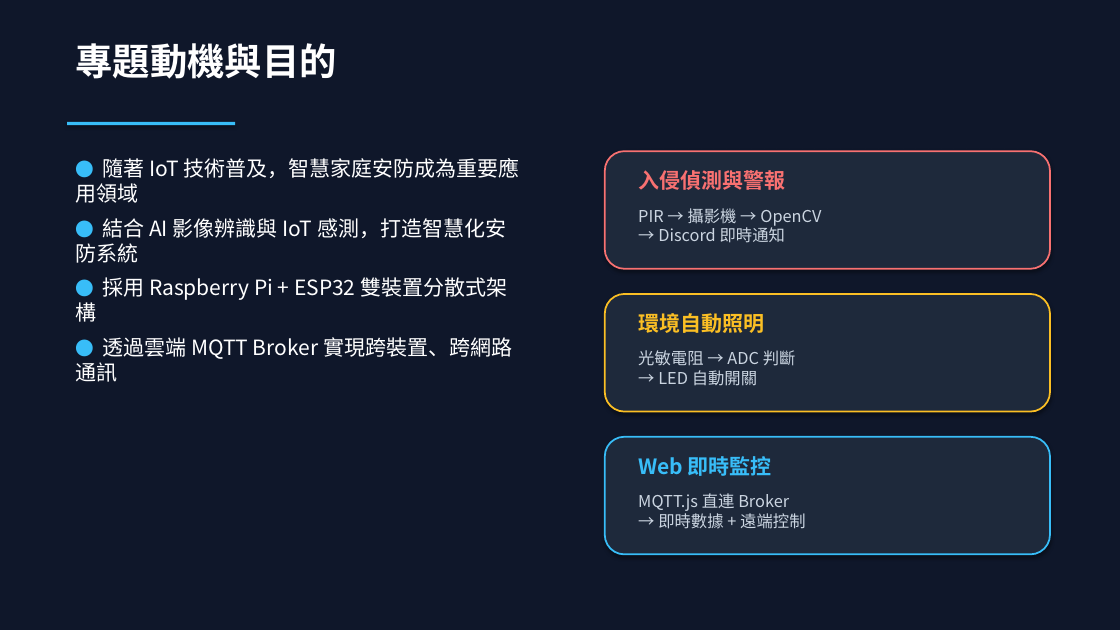
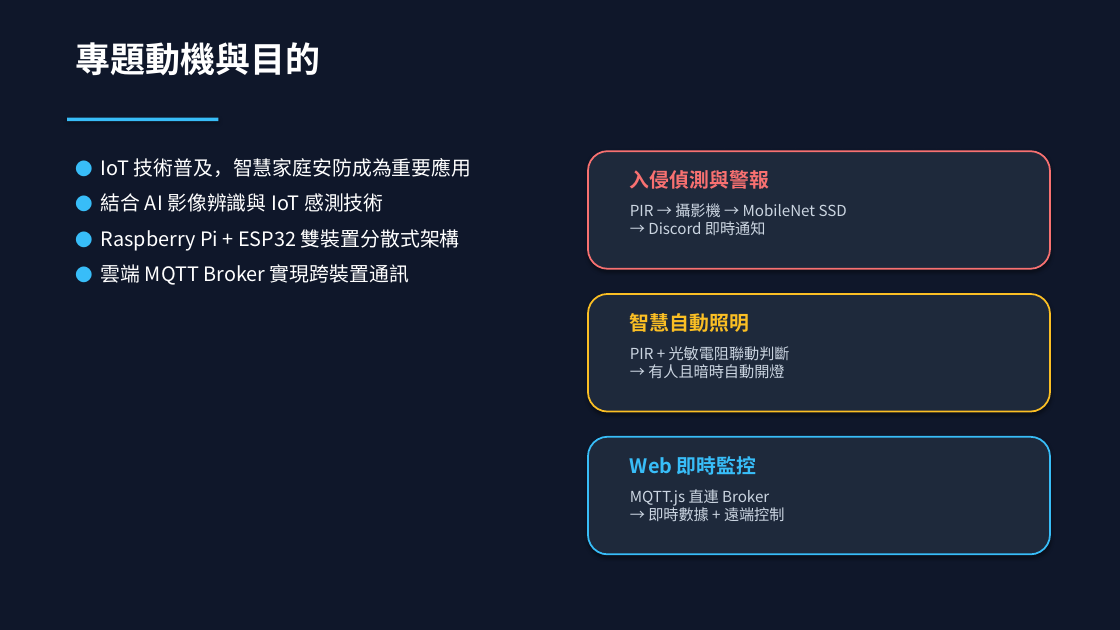
Before and after one commit to Chuck-Huang-yung/AIoT-Security-System, a slide deck: slide 2 of AIoT_期末專題報告.pptx. Drawn at 1120x630 pixels with LibreOffice and Linux fonts; fonts in the diff are those of the drawing. Boxes give left, top, right and bottom in pixels: in the first picture for what was removed or moved away, otherwise in the second. Text is boxed around its words. In the diff, an @@ line names an element or a change of style, - is before the commit and + after.

```diff
--- a/AIoT_期末專題報告.pptx
+++ b/AIoT_期末專題報告.pptx
@@ text "專題動機與目的" at (x1=75, y1=42, x2=320, y2=75): size 32 to 30 pt @@
@@ rectangle resized from (x1=67, y1=122, x2=235, y2=125) to (x1=67, y1=118, x2=218, y2=121) @@
@@ text at (x1=101, y1=158, x2=472, y2=285): text changed; size 18 to 17 pt @@
-● 隨著 IoT 技術普及，智慧家庭安防成為重要應用領域
-● 結合 AI 影像辨識與 IoT 感測，打造智慧化安防系統
-● 採用 Raspberry Pi + ESP32 雙裝置分散式架構
-● 透過雲端 MQTT Broker 實現跨裝置、跨網路通訊
+● IoT 技術普及，智慧家庭安防成為重要應用
+● 結合 AI 影像辨識與 IoT 感測技術
+● Raspberry Pi + ESP32 雙裝置分散式架構
+● 雲端 MQTT Broker 實現跨裝置通訊
@@ rounded rectangle resized from (x1=605, y1=151, x2=1050, y2=269) to (x1=588, y1=151, x2=1050, y2=269) @@
@@ text "入侵偵測與警報" moved from (x1=638, y1=170, x2=785, y2=190) to (x1=630, y1=170, x2=769, y2=189) @@
@@ text "入侵偵測與警報" at (x1=630, y1=170, x2=769, y2=189): size 18 to 17 pt @@
@@ text at (x1=630, y1=203, x2=847, y2=235): text changed; size 14 to 13 pt @@
-PIR → 攝影機 → OpenCV
-→ Discord 即時通知
+PIR → 攝影機 → MobileNet SSD
+→ Discord 即時通知
@@ rounded rectangle resized from (x1=605, y1=294, x2=1050, y2=412) to (x1=588, y1=294, x2=1050, y2=412) @@
@@ text at (x1=630, y1=313, x2=749, y2=332): text changed; size 18 to 17 pt @@
-環境自動照明
+智慧自動照明
@@ text at (x1=630, y1=346, x2=790, y2=378): text changed; size 14 to 13 pt @@
-光敏電阻 → ADC 判斷
-→ LED 自動開關
+PIR + 光敏電阻聯動判斷
+→ 有人且暗時自動開燈
@@ rounded rectangle resized from (x1=605, y1=437, x2=1050, y2=555) to (x1=588, y1=437, x2=1050, y2=555) @@
@@ text "Web 即時監控" at (x1=630, y1=456, x2=756, y2=475): size 18 to 17 pt @@
@@ text "Web 即時監控" moved from (x1=638, y1=456, x2=772, y2=476) to (x1=630, y1=456, x2=756, y2=475) @@
@@ text "MQTT.js 直連 Broker → 即時數據 ..." moved from (x1=638, y1=493, x2=805, y2=529) to (x1=630, y1=489, x2=785, y2=521) @@
@@ text "MQTT.js 直連 Broker → 即時數據 ..." at (x1=630, y1=489, x2=785, y2=521): size 14 to 13 pt @@
```
Also in this commit, not shown: 15 other slides changed, 2 other files.
